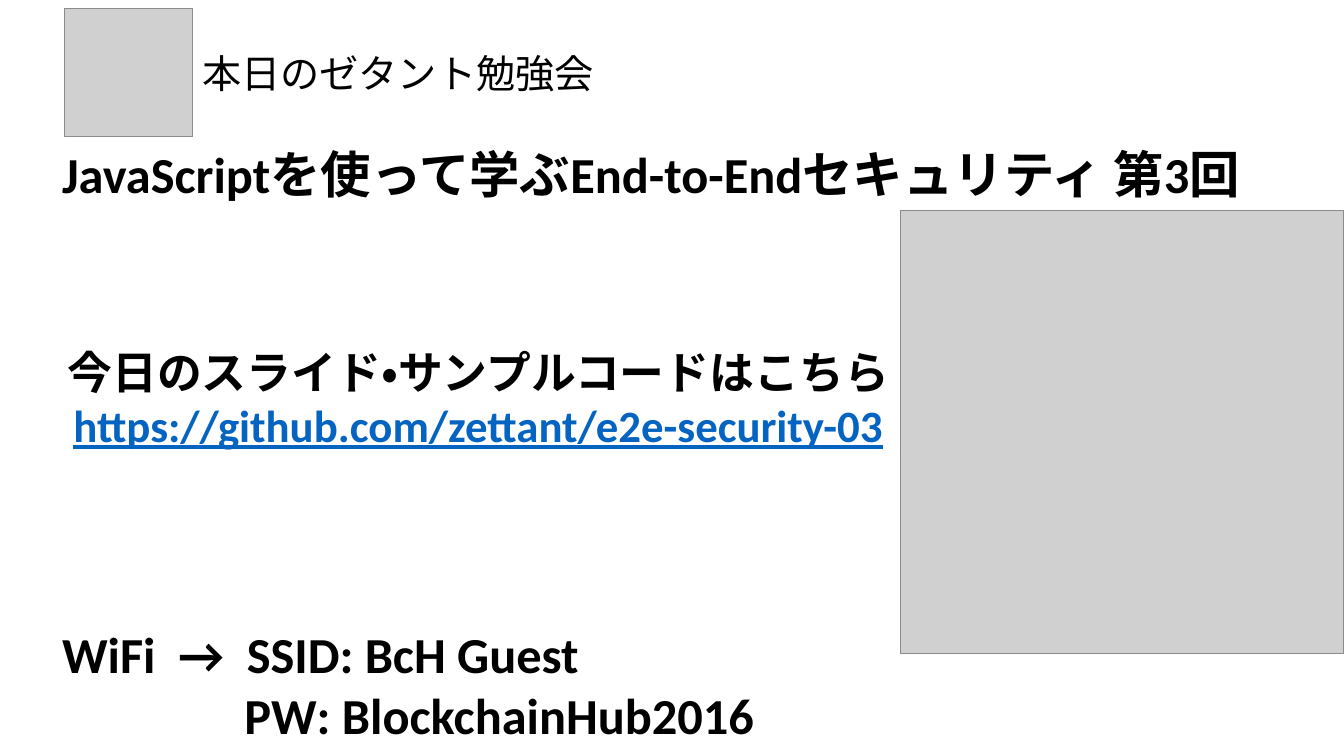
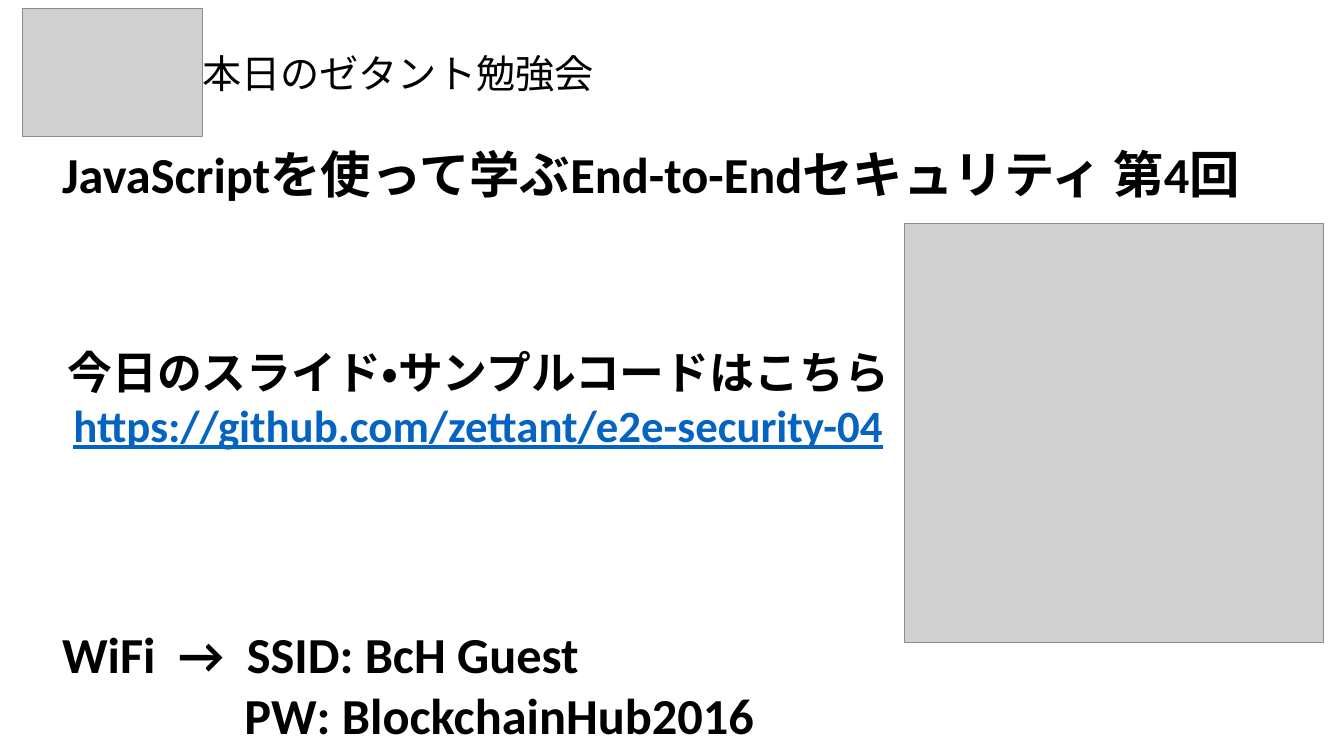
Before and after one commit to junkurihara/class-e2e_security_js, a slide deck: slide 2 of chirashi.pptx. Drawn at 1344x756 pixels with LibreOffice and Linux fonts; fonts in the diff are those of the drawing; grey boxes stand for pictures. Boxes give left, top, right and bottom in pixels: in the first picture for what was removed or moved away, otherwise in the second. Text is boxed around its words. In the diff, an @@ line names an element or a change of style, - is before the commit and + after.

```diff
--- a/chirashi.pptx
+++ b/chirashi.pptx
@@ picture added at (22,8,203,136) @@
@@ text at (62,150,1239,201): text changed @@
-JavaScriptを使って学ぶEnd-to-Endセキュリティ 第3回
+JavaScriptを使って学ぶEnd-to-Endセキュリティ 第4回
@@ picture: place and size @@
-picture at (900,211,1344,654)
+picture at (904,224,1324,643)
@@ text at (73,410,882,450): text changed @@
-https://github.com/zettant/e2e-security-03
+https://github.com/zettant/e2e-security-04
```
Also in this commit, not shown: 1 other slide changed, 1 slide removed, 5 other files.
